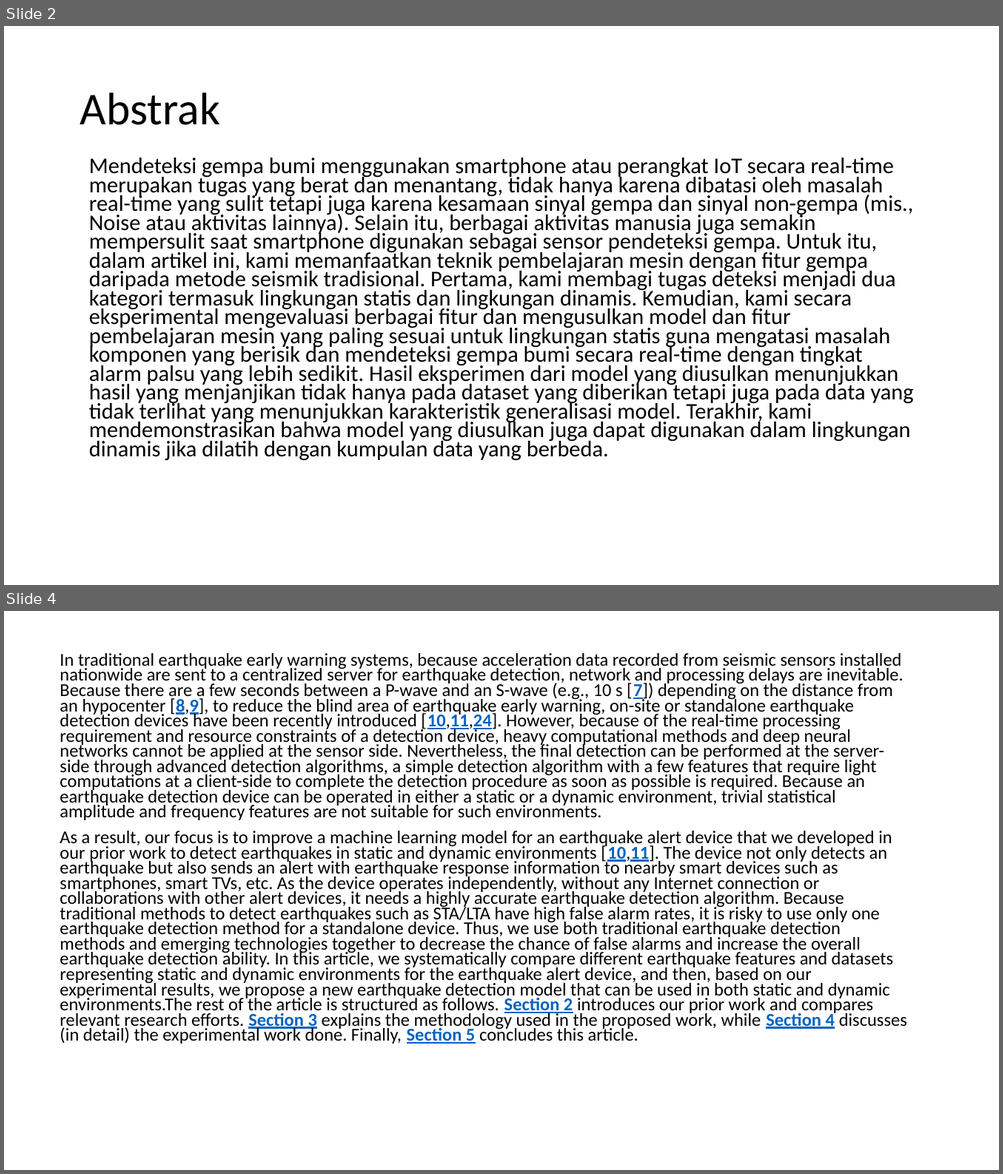
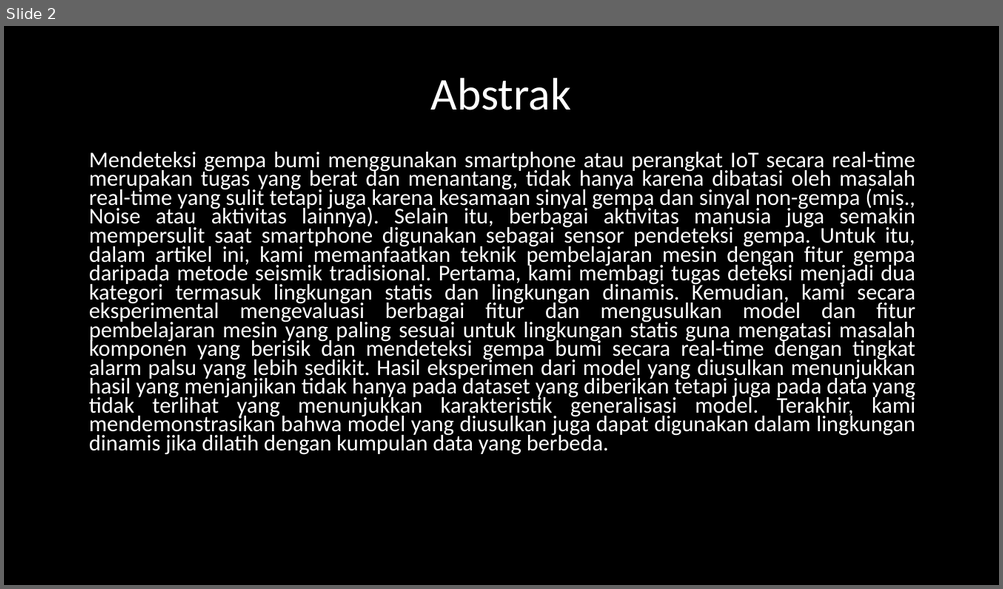
Before and after one commit to juvina03/SBP, a slide deck: PPT_Presentasi_SBP.pptx. Shown one above the other, each under a label of ours: slides 2 and 4 before the commit, slide 2 after it; the slides between them are not shown. The pictures are 1003x1174 and 1003x589 pixels, drawn with LibreOffice and Linux fonts; fonts in the diff are those of the drawing. Boxes give left, top, right and bottom in pixels: in the first picture for what was removed or moved away, otherwise in the second. Text is boxed around its words. In the diff, an @@ line names an element or a change of style, - is before the commit and + after.

```diff
--- a/PPT_Presentasi_SBP.pptx
+++ b/PPT_Presentasi_SBP.pptx
@@ slide 4 removed at [4, 611, 999, 1170], background #FFFFFF @@
@@ text removed at [60, 653, 907, 1044] @@
-In traditional earthquake early warning systems, because acceleration data recorded from seismic sensors installed nationwide are sent to a centralized server for earthquake detection, network and processing delays are inevitable. Because there are a few seconds between a P-wave and an S-wave (e.g., 10 s [7]) depending on the distance from an hypocenter [8,9], to reduce the blind area of earthquake early warning, on-site or standalone earthquake detection devices have been recently introduced [10,11,24]. However, because of the real-time processing requirement and resource constraints of a detection device, heavy computational methods and deep neural networks cannot be applied at the sensor side. Nevertheless, the final detection can be performed at the server-side through advanced detection algorithms, a simple detection algorithm with a few features that require light computations at a client-side to complete the detection procedure as soon as possible is required. Because an earthquake detection device can be operated in either a static or a dynamic environment, trivial statistical amplitude and frequency features are not suitable for such environments.
-As a result, our focus is to improve a machine learning model for an earthquake alert device that we developed in our prior work to detect earthquakes in static and dynamic environments [10,11]. The device not only detects an earthquake but also sends an alert with earthquake response information to nearby smart devices such as smartphones, smart TVs, etc. As the device operates independently, without any Internet connection or collaborations with other alert devices, it needs a highly accurate earthquake detection algorithm. Because traditional methods to detect earthquakes such as STA/LTA have high false alarm rates, it is risky to use only one earthquake detection method for a standalone device. Thus, we use both traditional earthquake detection methods and emerging technologies together to decrease the chance of false alarms and increase the overall earthquake detection ability. In this article, we systematically compare different earthquake features and datasets representing static and dynamic environments for the earthquake alert device, and then, based on our experimental results, we propose a new earthquake detection model that can be used in both static and dynamic environments.The rest of the article is structured as follows. Section 2 introduces our prior work and compares relevant research efforts. Section 3 explains the methodology used in the proposed work, while Section 4 discusses (in detail) the experimental work done. Finally, Section 5 concludes this article.
@@ slide 2 changed as well @@
@@ background #FFFFFF to #000000 @@
@@ title "Abstrak": place and size @@
-title "Abstrak" at [79, 93, 220, 125]
+title "Abstrak" at [431, 78, 572, 110]
@@ title "Abstrak" at [431, 78, 572, 110]: text colour #000000 to #FFFFFF; alignment left to centre @@
@@ text "Mendeteksi gempa bumi menggunakan smartphone ...": place and size @@
-text "Mendeteksi gempa bumi menggunakan smartphone ..." at [89, 158, 913, 461]
+text "Mendeteksi gempa bumi menggunakan smartphone ..." at [89, 152, 916, 455]
@@ text "Mendeteksi gempa bumi menggunakan smartphone ..." at [89, 152, 916, 455]: text colour #000000 to #FFFFFF; alignment left to justified @@
```
Also in this commit, not shown: 8 other slides changed, 7 slides added, 12 other slides removed.
